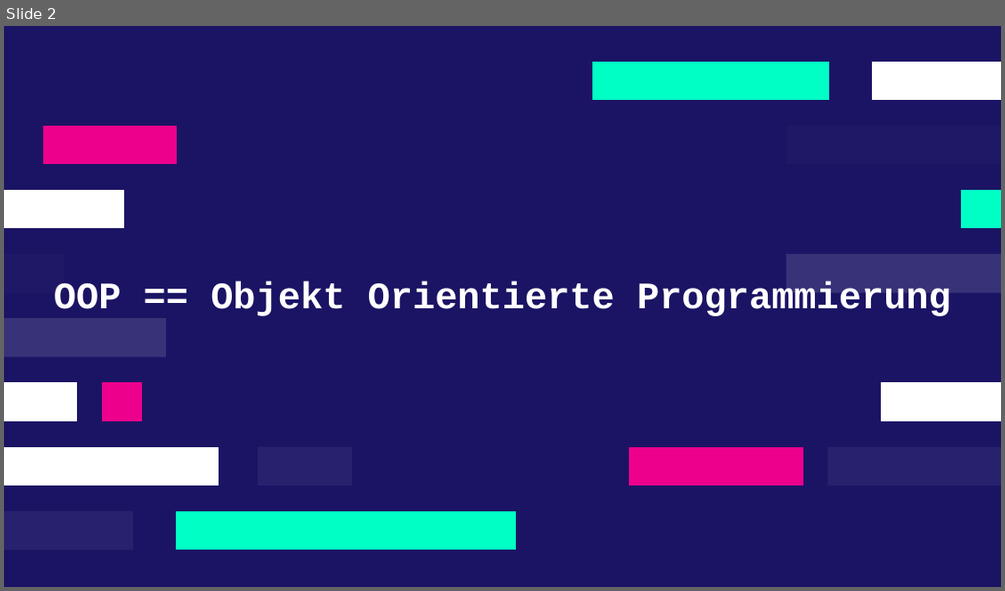
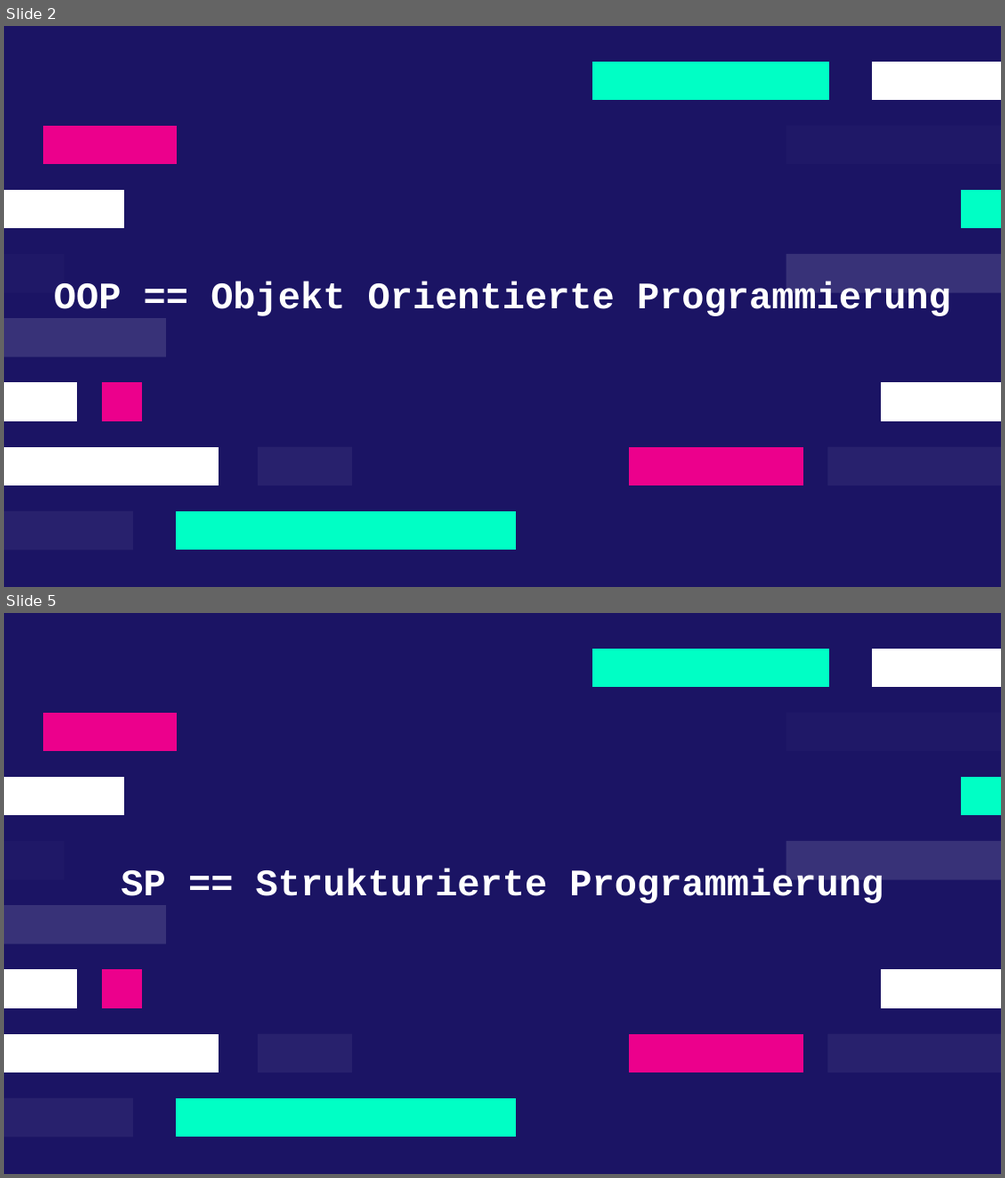
Before and after one commit to F4bianKoch/OPP_Analyse_Einsatzmoeglichkeiten, a slide deck: OOP_Analyse_und_Einstatzmöglichkeiten.odp. Shown one above the other, each under a label of ours: slide 2 before the commit, slides 2 and 5 after it; the slides between them are not shown. The pictures are 1005x591 and 1005x1178 pixels, drawn with LibreOffice and Linux fonts; fonts in the diff are those of the drawing. Boxes give left, top, right and bottom in pixels: in the first picture for what was removed or moved away, otherwise in the second. Text is boxed around its words. In the diff, an @@ line names an element or a change of style, - is before the commit and + after.

```diff
--- a/OOP_Analyse_und_Einstatzmöglichkeiten.odp
+++ b/OOP_Analyse_und_Einstatzmöglichkeiten.odp
@@ slide 5 added at (x1=4, y1=613, x2=1001, y2=1174), background #1B1464; not listed: 18 template elements that a slide beside it also shows @@
@@ title added at (x1=121, y1=868, x2=883, y2=903), 36 pt, text #FFFFFF, bold @@
+SP == Strukturierte Programmierung
```
Also in this commit, not shown: 3 slides changed, 11 other slides added, 2 slides removed, 5 other files.
